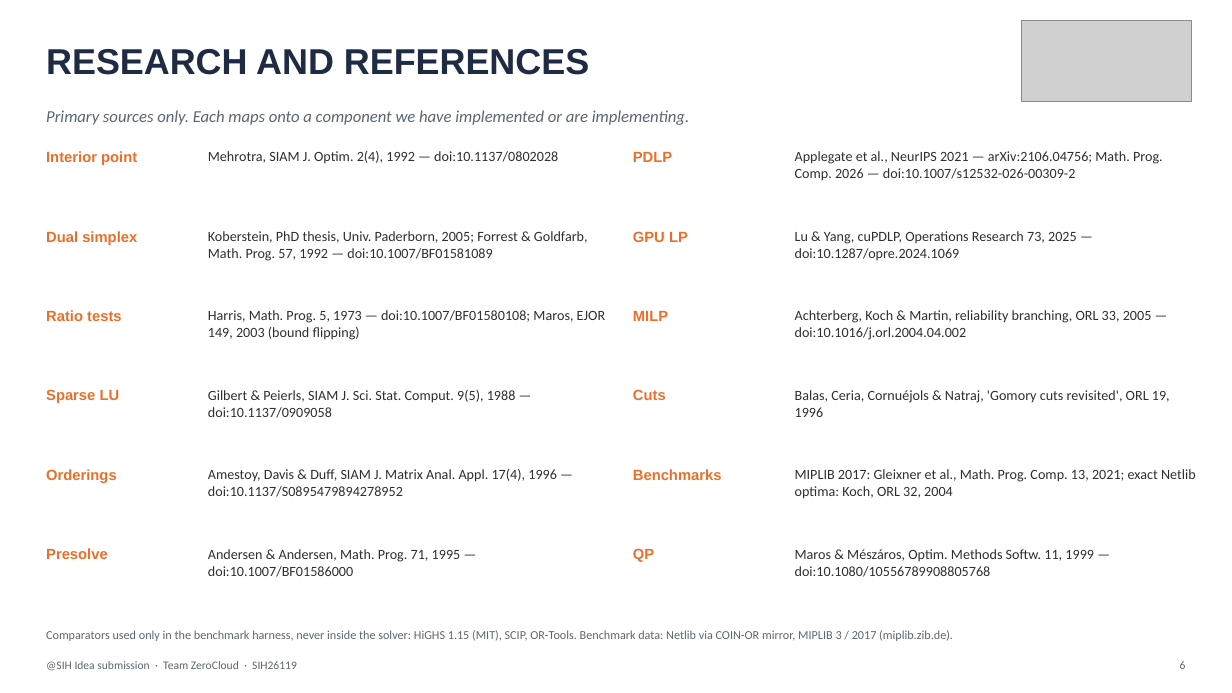
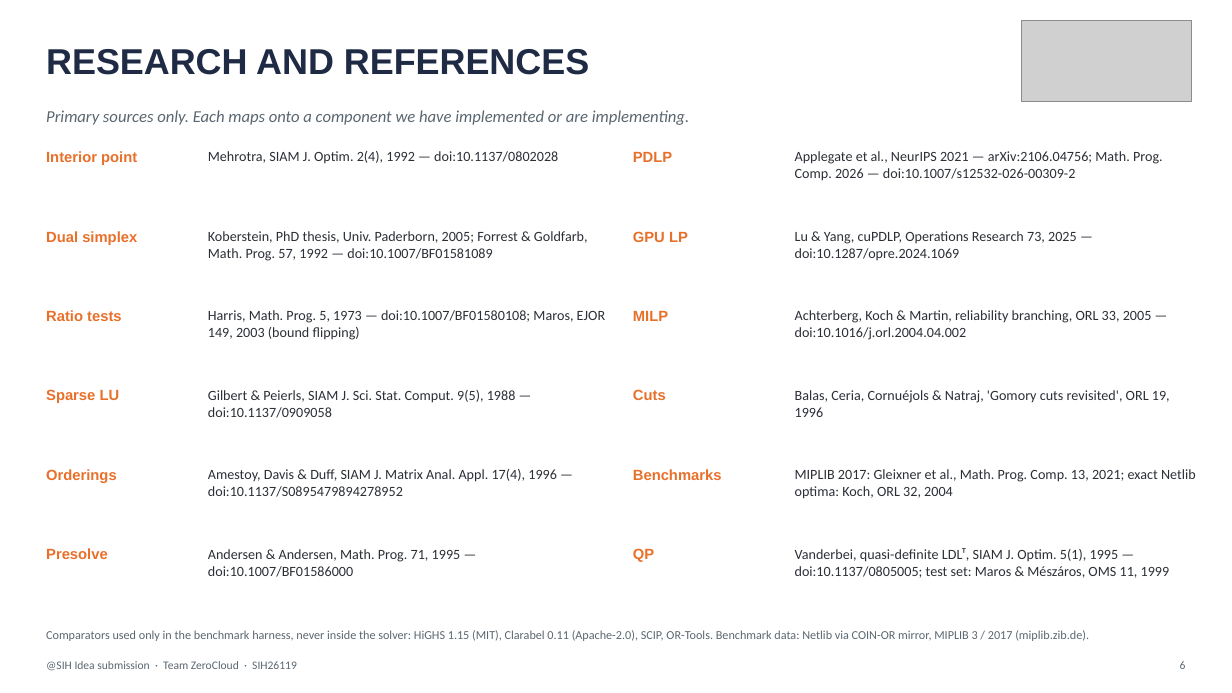
Before and after one commit to darshvn/nirnay, a slide deck: slide 6 of deliverables/deck/ZeroCloud_SIH26119_NIRNAY.pptx. Drawn at 1232x693 pixels with LibreOffice and Linux fonts; fonts in the diff are those of the drawing; grey boxes stand for pictures. Boxes give left, top, right and bottom in pixels: in the first picture for what was removed or moved away, otherwise in the second. Text is boxed around its words. In the diff, an @@ line names an element or a change of style, - is before the commit and + after.

Commit message:
Final MIPLIB sweep (33/64 proven optimal in 60 s, HiGHS 47, no wrong optima); report and deck regenerated
Deck: quoted-field CSV parsing (QP count now matches the report), presolve layer marked built.

```diff
--- a/deliverables/deck/ZeroCloud_SIH26119_NIRNAY.pptx
+++ b/deliverables/deck/ZeroCloud_SIH26119_NIRNAY.pptx
@@ text at box(795, 548, 1170, 578): text changed @@
-Maros & Mészáros, Optim. Methods Softw. 11, 1999 — doi:10.1080/10556789908805768
+Vanderbei, quasi-definite LDLᵀ, SIAM J. Optim. 5(1), 1995 — doi:10.1137/0805005; test set: Maros & Mészáros, OMS 11, 1999
@@ text at box(46, 630, 1089, 641): text changed @@
-Comparators used only in the benchmark harness, never inside the solver: HiGHS 1.15 (MIT), SCIP, OR-Tools. Benchmark data: Netlib via COIN-OR mirror, MIPLIB 3 / 2017 (miplib.zib.de).
+Comparators used only in the benchmark harness, never inside the solver: HiGHS 1.15 (MIT), Clarabel 0.11 (Apache-2.0), SCIP, OR-Tools. Benchmark data: Netlib via COIN-OR mirror, MIPLIB 3 / 2017 (miplib.zib.de).
```
Also in this commit, not shown: 3 other slides changed, 19 other files.
